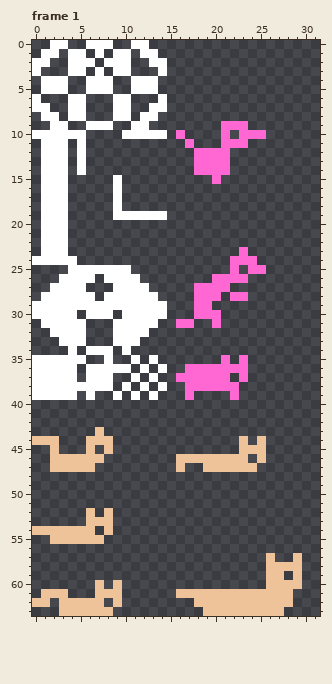
Two versions of one pixel-art file, kitty-ss.ase. The picture above was drawn from the file before the commit.
32x64 pixels, 6 frames. Shown: frame 1.
New version:
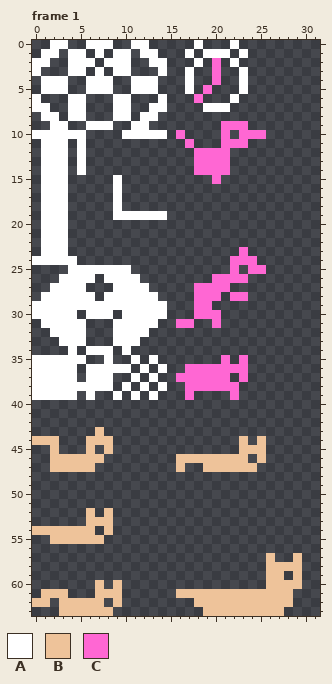
Palette (. is transparent): A #ffffff  B #eec39a  C #ff67d3
What changed:
Frame 1:
There is now colour A in row 0 at x 18 and 22; in row 1 at x 17, 19 to 21 and 23; in row 2 at x 18 and 22; in rows 3 to 5 at x 17 and 23; in row 6 at x 22; in row 7 at x 19 to 21.
There is now colour C in rows 2 to 4 at x 20; in row 5 at x 19; in row 6 at x 18.
